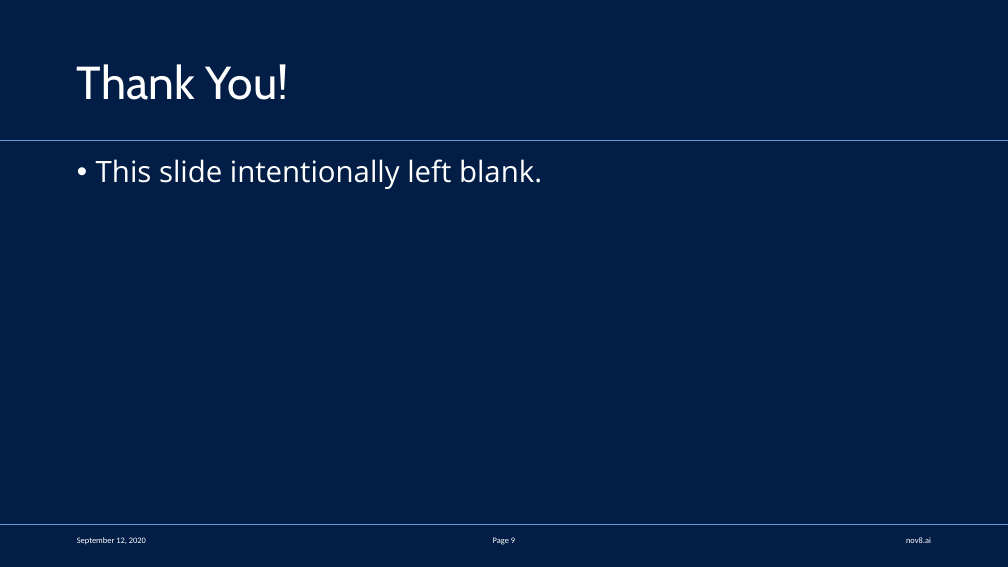
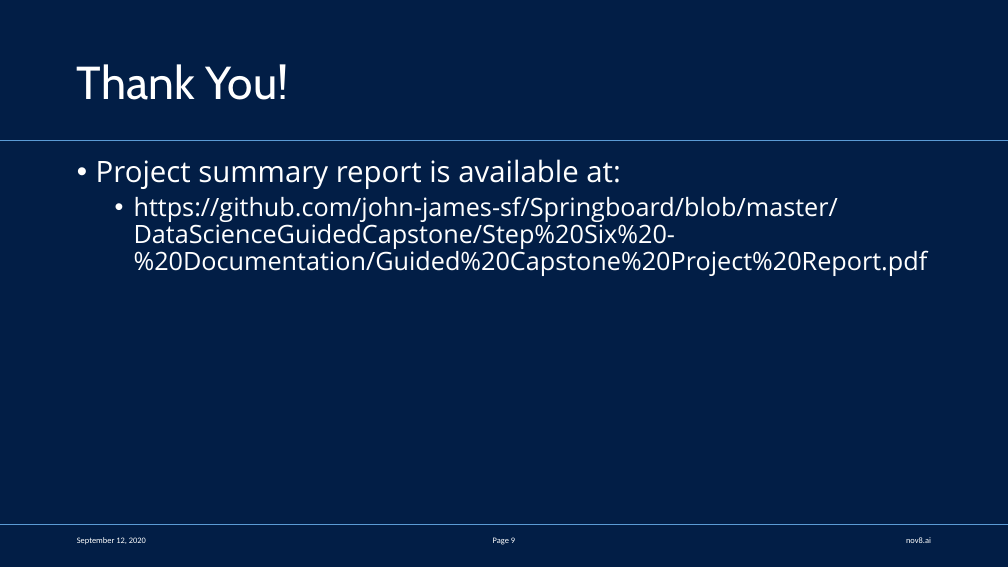
Before and after one commit to john-james-ai/Springboard, a slide deck: slide 9 of DataScienceGuidedCapstone/Step Six - Documentation/Guided Capstone Project Report.pptx. Drawn at 1008x567 pixels with LibreOffice and Linux fonts; fonts in the diff are those of the drawing. Boxes give left, top, right and bottom in pixels: in the first picture for what was removed or moved away, otherwise in the second. Text is boxed around its words. In the diff, an @@ line names an element or a change of style, - is before the commit and + after.

Commit message:
final final

```diff
--- a/DataScienceGuidedCapstone/Step Six - Documentation/Guided Capstone Project Report.pptx
+++ b/DataScienceGuidedCapstone/Step Six - Documentation/Guided Capstone Project Report.pptx
@@ text at box(96, 159, 928, 276): text changed; size 28 to 24 pt @@
-• This slide intentionally left blank.
+• Project summary report is available at:
+  • https://github.com/john-james-sf/Springboard/blob/master/DataScienceGuidedCapstone/Step%20Six%20-%20Documentation/Guided%20Capstone%20Project%20Report.pdf
```
